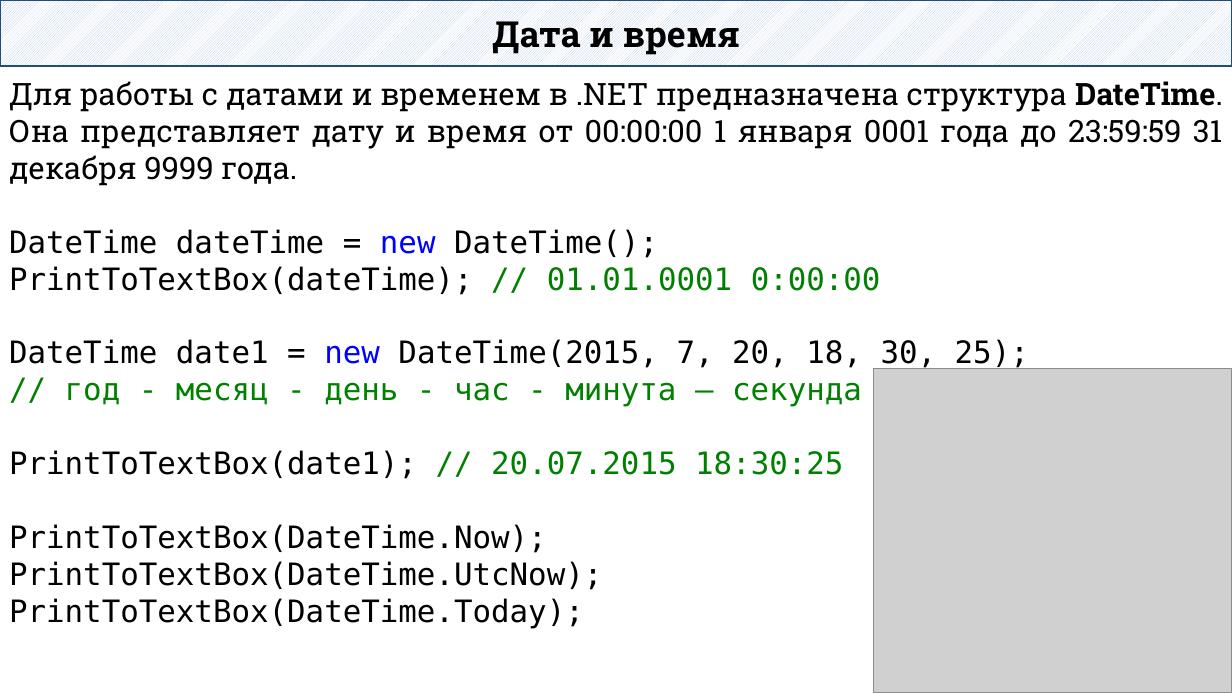
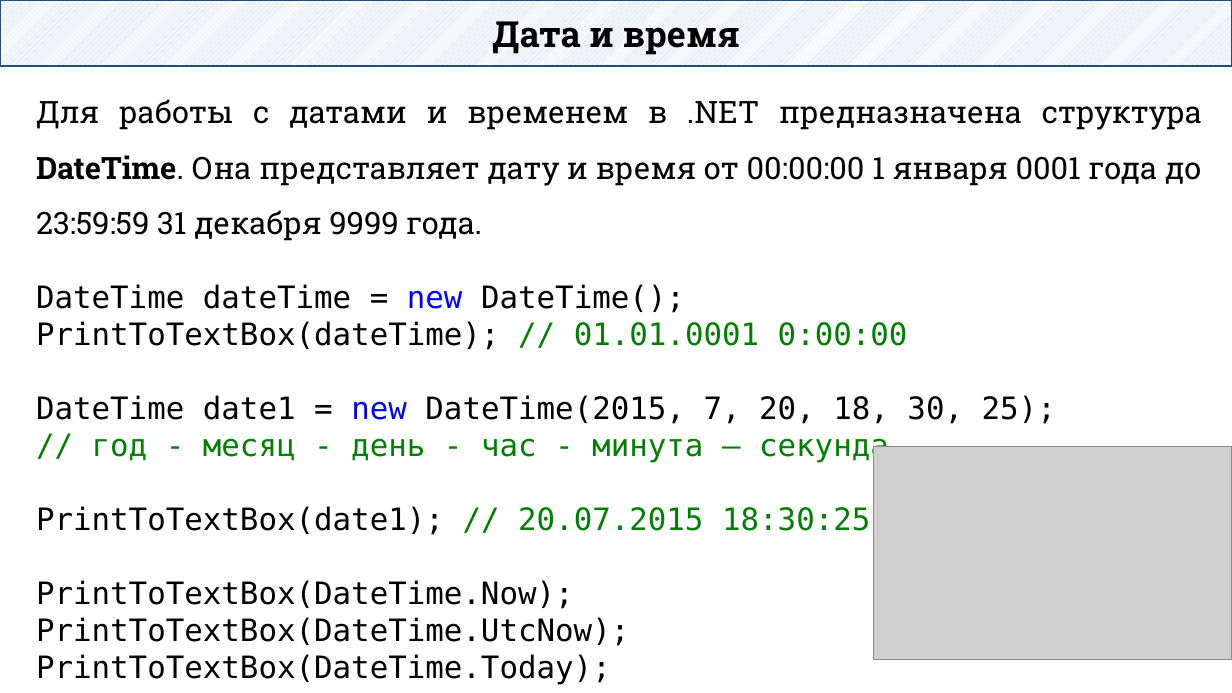
Before and after one commit to DaniilKlyukin/ITiP-2, a slide deck: slide 2 of Лекции/ИТиП 2 лек 7.pptx. Drawn at 1232x693 pixels with LibreOffice and Linux fonts; fonts in the diff are those of the drawing; grey boxes stand for pictures. Boxes give left, top, right and bottom in pixels: in the first picture for what was removed or moved away, otherwise in the second. Text is boxed around its words. In the diff, an @@ line names an element or a change of style, - is before the commit and + after.

```diff
--- a/Лекции/ИТиП 2 лек 7.pptx
+++ b/Лекции/ИТиП 2 лек 7.pptx
@@ text "Для работы с датами и ...": place and size @@
-text "Для работы с датами и ..." at [9, 81, 1223, 629]
+text "Для работы с датами и ..." at [36, 99, 1202, 684]
@@ text at [36, 99, 1202, 241]: line spacing 1 to 1.5 @@
@@ picture: place and size @@
-picture at [873, 369, 1232, 693]
+picture at [873, 446, 1232, 660]
```
Also in this commit, not shown: 16 other slides changed, 10 slides added, 8 other files.
